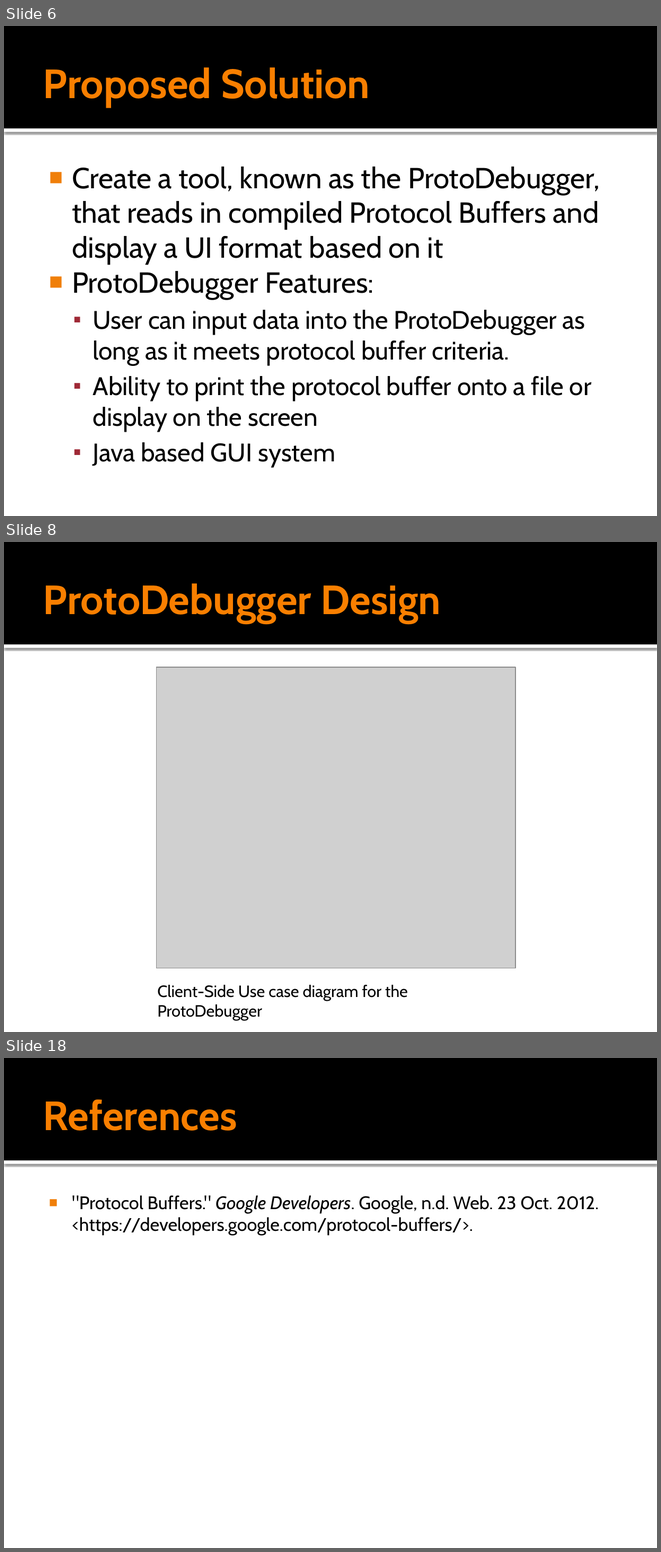
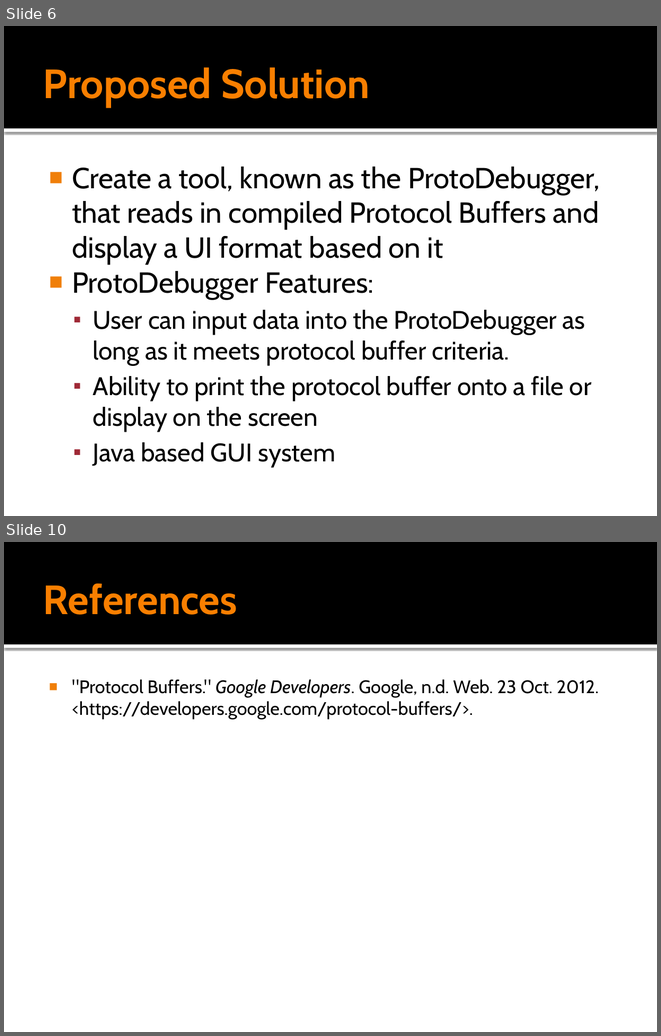
Before and after one commit to slopyjoe/ProtoCapstonProject, a slide deck: Documents/ProtoDebuggerPresentation.pptx. Shown one above the other, each under a label of ours: slides 6, 8 and 18 before the commit, slides 6 and 10 after it; the slides between them are not shown. The pictures are 661x1552 and 661x1036 pixels, drawn with LibreOffice and Linux fonts; fonts in the diff are those of the drawing; grey boxes stand for pictures. Boxes give left, top, right and bottom in pixels: in the first picture for what was removed or moved away, otherwise in the second. Text is boxed around its words. In the diff, an @@ line names an element or a change of style, - is before the commit and + after.

Commit message:
Updated Presentation
Removed the Sequence Diagrams, figruing we can just talk about the Use
Case Diagram for design, added Lessons Learned and Future Enhancements
slide.  Need to update Screen Shots

```diff
--- a/Documents/ProtoDebuggerPresentation.pptx
+++ b/Documents/ProtoDebuggerPresentation.pptx
@@ slide 8 removed at box(4, 542, 657, 1032), background #FFFFFF; not listed: 2 template elements that a slide beside it also shows @@
@@ title removed at box(43, 583, 441, 623) @@
-ProtoDebugger Design
@@ picture removed at box(156, 668, 515, 968) @@
@@ text removed at box(157, 985, 408, 1020) @@
-Client-Side Use case diagram for the ProtoDebugger
@@ what was slide 18 is now slide 10 @@
```
Also in this commit, not shown: 4 slides changed, 7 other slides removed.
